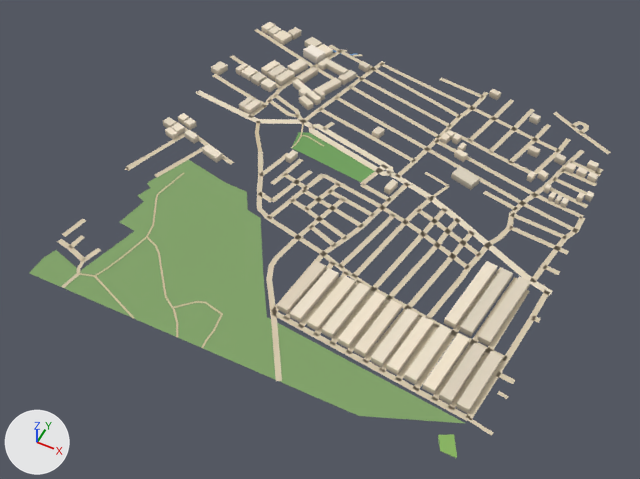
Before and after pictures for a commit that changed the glTF model public/assets/bengaluru-region-v1/tiles/t-8_-4-l0.glb.
Before and after are seen from a camera (50 mm lens) standing at (-3458.0, -2398.0, 722.0) and looking at (-3759.0, -1795.0, -30.0). Lighting does not change. The marker at lower left points along +X, +Y and +Z. The first picture is the older version.

Names of what the first picture shows: 'building', 'ground'.
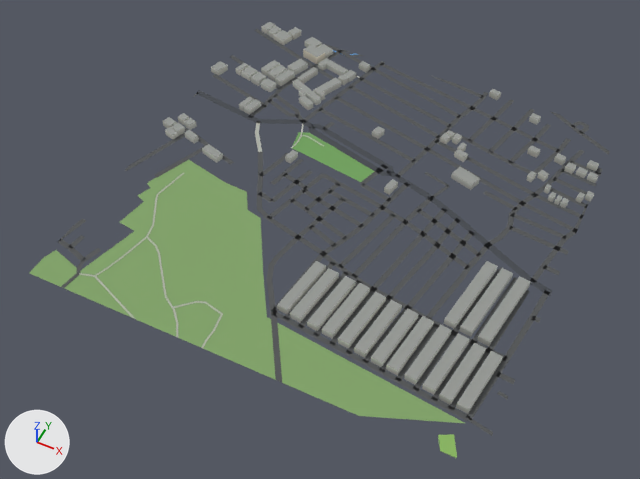
Location of each change, [x1, y1, x2, y2] in pixels of the pictures (640 x 479 px; the box of a moved part takes in the faces that stretch with it):
'ground', reshaped: before [30, 29, 611, 458]; after [30, 29, 610, 458]
part 1 of me_building, recoloured: [163, 22, 599, 414] in both
part 2 of me_ground, moved or reshaped: before [58, 29, 611, 319]; after [58, 29, 610, 319]
part 3 of me_ground, moved or reshaped: before [271, 320, 282, 381]; after [271, 320, 282, 382]
part 4 of me_ground, recoloured: [61, 46, 610, 436] in both

The edits, one by one:
me_building is used by ob_building; location (-4000.0, -2000.0, 0.0).
me_building had 674 vertices, 857 faces and spanned x -7.0..502.0, y 47.0..509.0, z 0.0..12.0.
me_building now has 674 vertices, 1040 faces and spans x -7.0..502.0, y 47.0..509.0, z 0.0..12.0.
me_building part 1: 857 kept faces spanning x -7.0..502.0, y 47.0..509.0, z 0.0..12.0 get new vertex colours.
me_ground is used by ob_ground; location (-4000.0, -2000.0, 0.0).
me_ground had 1304 vertices, 1084 faces and spanned x -3.0..503.0, y -2.0..503.0, z 1.0.
me_ground now has 1327 vertices, 1103 faces and spans x 0.0..500.0, y 0.0..500.0, z 1.0.
me_ground part 2: 42 vertices moved from x -3.0..502.0, y -1.0..503.0, z 1.0 to x 0.0..500.0, y 0.0..500.0, z 1.0; 34 vertices removed from x -3.0..503.0, y 1.0..503.0, z 1.0; 56 vertices added at x 0.0..500.0, y 0.0..500.0, z 1.0.
me_ground part 3: 2 vertices moved from x 277.0..296.0, y -2.0..29.0, z 1.0 to x 278.0..295.0, y 0.0..28.0, z 1.0; 2 vertices removed from x 282.0..302.0, y 2.0..32.0, z 1.0; 3 vertices added at x 283.0..302.0, y 0.0..31.0, z 1.0.
me_ground part 4: 812 kept faces spanning x 0.0..500.0, y 0.0..500.0, z 1.0 get new vertex colours; the middle colour goes from beige #d7c9ae to dark grey #535556.
Other edits to the shape of me_ground do not show in these pictures.
